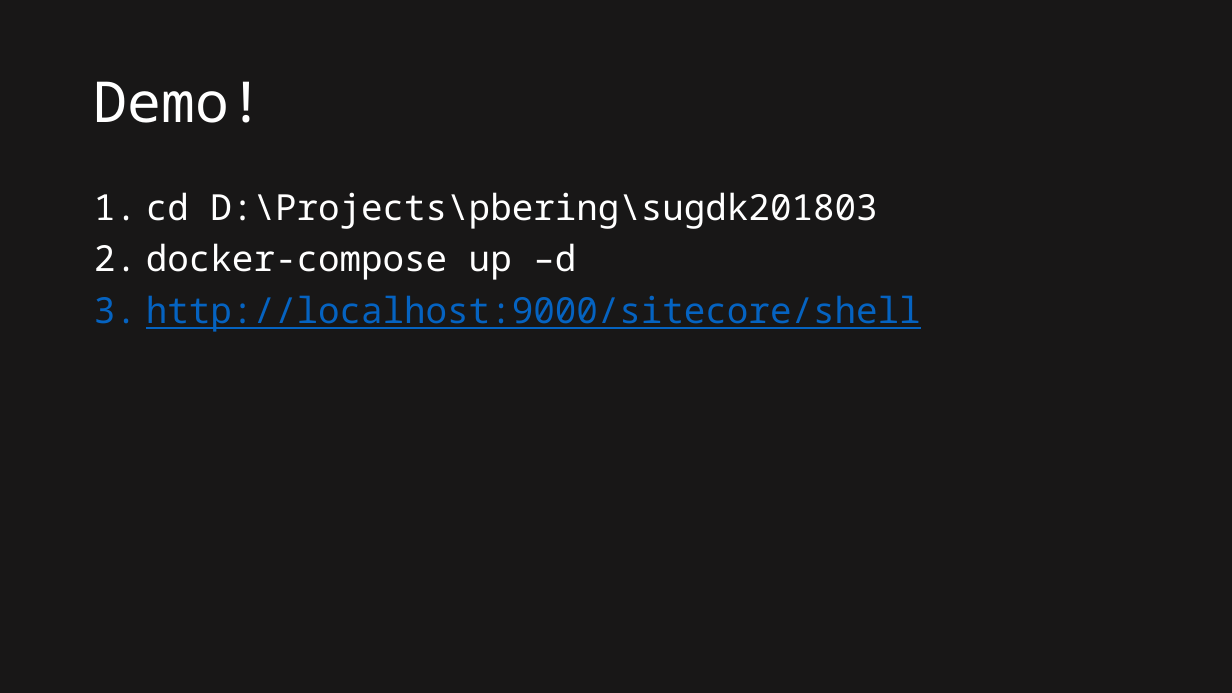
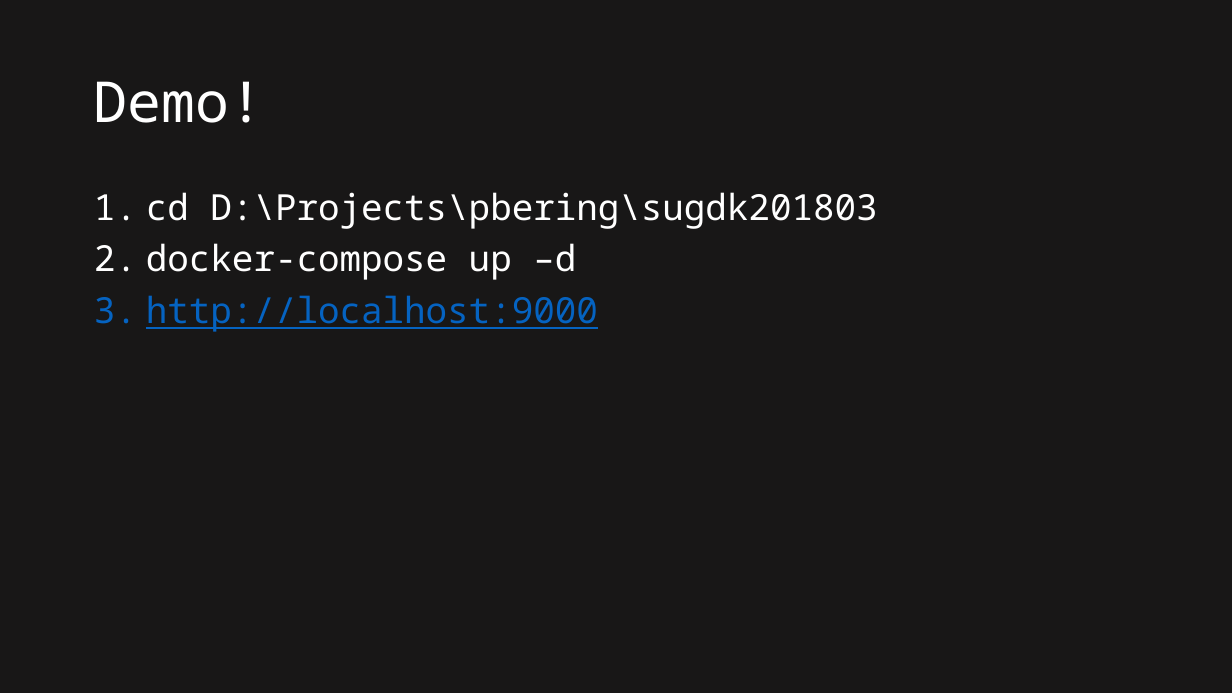
Before and after one commit to pbering/sugdk-sifworkshop-docker, a slide deck: slide 3 of SUGDK SIF workshop - Docker.pptx. Drawn at 1232x693 pixels with LibreOffice and Linux fonts; fonts in the diff are those of the drawing. Boxes give left, top, right and bottom in pixels: in the first picture for what was removed or moved away, otherwise in the second. Text is boxed around its words. In the diff, an @@ line names an element or a change of style, - is before the commit and + after.

Commit message:
cleanup

```diff
--- a/SUGDK SIF workshop - Docker.pptx
+++ b/SUGDK SIF workshop - Docker.pptx
@@ text at bbox=[146, 295, 598, 332]: text changed @@
-3. http://localhost:9000/sitecore/shell
+3. http://localhost:9000
```
